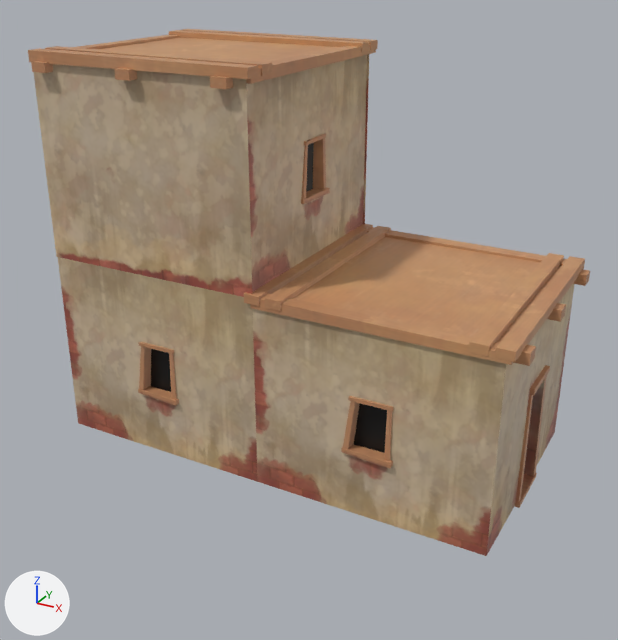
An edit to the FBX model Assets/Arts/Mathilde TEST/Test_Buildings/SM_house_6.fbx, drawn before and after from the same camera.
Before and after are seen from a 50 mm camera at (2.85, -11.08, 8.99) aimed at (-4.13, 1.61, 2.64). Arrows for +X, +Y and +Z are at lower left; the lights stay in place. Where no turn or scale is listed for an object, it has been applied to the vertices.

Names of what the first picture shows: 'kit1_window_wall41'.
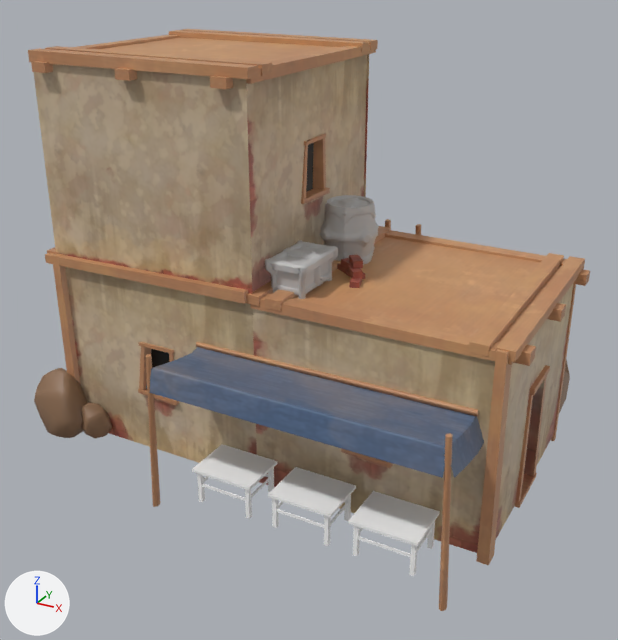
The newer file is also turned or shifted as a whole; pictures and numbers use the older file's frame.

Boxes [x1, y1, x2, y2] around the edits, measured in the pictures (618 x 640 px):
'kit1_carpet7', added (blue)
    after: [146, 347, 484, 611]
'group29_pCube1296', added
    after: [348, 491, 440, 576]
'polySurface1050', added (brown)
    after: [476, 349, 512, 565]
'group29_pCube1297', added
    after: [268, 467, 356, 546]
'SM_BigBarrel3', added
    after: [320, 195, 379, 265]
'group29_pCube1298', added
    after: [192, 444, 277, 519]
'SM_Chest2', added
    after: [265, 240, 338, 299]
'polySurface1073', added (brown)
    after: [34, 368, 88, 438]
'polySurface1003', added (brown)
    after: [45, 253, 248, 304]
'polySurface1049', added (brown)
    after: [196, 342, 478, 416]
'polySurface1051', added (brown)
    after: [52, 254, 80, 383]
'polySurface1074', added (brown)
    after: [81, 403, 112, 439]
'pCube1355', added (red)
    after: [337, 255, 365, 288]
'polySurface1071', added (brown)
    after: [550, 284, 576, 441]
'rock_low1', added
    after: [559, 359, 570, 413]
'polySurface1072', added
    after: [385, 219, 421, 235]
'polySurface1004', added
    after: [47, 248, 59, 254]

Edits to the bpy script that builds the scene:
```text
Add ob_polysurface1071:
    ob_polysurface1071 = bpy.data.objects.new('polySurface1071', me_mesh_006)  # 8 vertices, 6 faces; spans x -0.09..0.09, y -0.07..0.08, z -2.6..1.14; in mat_lambert32 (picture img_lambert1_base_color_png)
    ob_polysurface1071.location = (-0.06, 4.32, 2.44)
Add ob_polysurface1051:
    ob_polysurface1051 = bpy.data.objects.new('polySurface1051', me_mesh_005)  # 8 vertices, 6 faces; spans x -0.09..0.11, y -0.15..0.15, z -2.6..1.14; in mat_lambert32 (picture img_lambert1_base_color_png)
    ob_polysurface1051.location = (-8.54, 0.01, 2.54)
Add ob_polysurface1004:
    ob_polysurface1004 = bpy.data.objects.new('polySurface1004', me_mesh_001)  # 8 vertices, 6 faces; spans x -0.15..0.15, y -2.21..2.21, z -0.12..0.14; in mat_lambert32 (picture img_lambert1_base_color_png)
    ob_polysurface1004.location = (-8.73, 2.18, 3.57)
Add ob_group29_pcube1296:
    ob_group29_pcube1296 = bpy.data.objects.new('group29_pCube1296', me_mesh_009)  # 72 vertices, 45 faces; spans x -0.586..0.586, y -0.462..0.462, z -0.337..0.337; in mat_bois (its picture is missing)
    ob_group29_pcube1296.location = (-1.38, -0.57, 0.32)
Add ob_polysurface1073:
    ob_polysurface1073 = bpy.data.objects.new('polySurface1073', me_mesh_018)  # 84 vertices, 85 faces; spans x -0.492..0.492, y -0.432..0.432, z -0.69..0.69; in mat_m_rocks4 (brown #8a6a50)
    ob_polysurface1073.location = (-8.61, -0.32, 0.62)
Add ob_sm_bigbarrel3:
    ob_sm_bigbarrel3 = bpy.data.objects.new('SM_BigBarrel3', me_mesh_017)  # 593 vertices, 511 faces; spans x -0.562..0.562, y -0.562..0.562, z 0.005..1.113; in mat_tartaros_save_map2_lambert13 (grey #bcbcbc)
    ob_sm_bigbarrel3.location = (-3.8, 2.55, 3.6)
Add ob_polysurface1049:
    ob_polysurface1049 = bpy.data.objects.new('polySurface1049', me_mesh_003)  # 8 vertices, 6 faces; spans x -2.57..2.57, y -0.08..0.08, z -0.07..0.07; in mat_lambert32 (picture img_lambert1_base_color_png)
    ob_polysurface1049.location = (-2.91, 0.01, 2.53)
Add ob_rock_low1:
    ob_rock_low1 = bpy.data.objects.new('rock_low1', me_mesh_012)  # 67 vertices, 68 faces; spans x -0.62..0.64, y -0.64..0.62, z -1.02..1.02; in mat_m_rocks2 (brown #8a6a50)
    ob_rock_low1.location = (-0.6, 4.64, 0.85)
Add ob_polysurface1050:
    ob_polysurface1050 = bpy.data.objects.new('polySurface1050', me_mesh_005.copy())
    ob_polysurface1050.location = (-0.03, 0.01, 2.54)
Add ob_polysurface1072:
    ob_polysurface1072 = bpy.data.objects.new('polySurface1072', me_mesh_014)  # 88 vertices, 66 faces; spans x -0.38..0.38, y -0.29..0.3, z -1.98..1.98; in mat_lambert32 (picture img_lambert1_base_color_png)
    ob_polysurface1072.location = (-3.53, 4.7, 1.86)
Add ob_kit1_carpet7:
    ob_kit1_carpet7 = bpy.data.objects.new('kit1_carpet7', me_mesh_007)  # 100 vertices, 74 faces; spans x -1.6..3.88, y -0.51..1.63, z -1.5..1.5; in mat_lambert32 (picture img_lambert1_base_color_png)
    ob_kit1_carpet7.location = (-4.07, -0.9, 1.37)
Add ob_group29_pcube1297:
    ob_group29_pcube1297 = bpy.data.objects.new('group29_pCube1297', me_mesh_010)  # 72 vertices, 45 faces; spans x -0.586..0.586, y -0.462..0.462, z -0.337..0.337; in mat_bois (its picture is missing)
    ob_group29_pcube1297.location = (-2.87, -0.57, 0.32)
Add ob_group29_pcube1298:
    ob_group29_pcube1298 = bpy.data.objects.new('group29_pCube1298', me_mesh_009.copy())
    ob_group29_pcube1298.location = (-4.4, -0.57, 0.32)
Add ob_polysurface1003:
    ob_polysurface1003 = bpy.data.objects.new('polySurface1003', me_mesh_1)  # 8 vertices, 6 faces; spans x -2.21..2.21, y -0.15..0.15, z -0.11..0.13; in mat_lambert32 (picture img_lambert1_base_color_png)
    ob_polysurface1003.location = (-6.6, 0.01, 3.62)
Add ob_pcube1355:
    ob_pcube1355 = bpy.data.objects.new('pCube1355', me_mesh_016)  # 48 vertices, 36 faces; spans x -0.404..0.361, y -0.42..0.446, z -0.19..0.19; in mat_lambert32 (picture img_lambert1_base_color_png)
    ob_pcube1355.location = (-3.34, 1.67, 3.77)
Add ob_sm_chest2:
    ob_sm_chest2 = bpy.data.objects.new('SM_Chest2', me_mesh_015)  # 332 vertices, 273 faces; spans x -0.398..0.398, y -0.61..0.61, z 0.067..0.759; in mat_lambert48 (grey #bcbcbc), mat_tartaros_save_map2_lambert15 (grey #bcbcbc)
    ob_sm_chest2.location = (-3.88, 0.91, 3.5)
Add ob_polysurface1074:
    ob_polysurface1074 = bpy.data.objects.new('polySurface1074', me_mesh_019)  # 84 vertices, 85 faces; spans x -0.278..0.289, y -0.306..0.282, z -0.379..0.379; in mat_m_rocks4 (brown #8a6a50)
    ob_polysurface1074.location = (-7.94, -0.19, 0.37)
```
